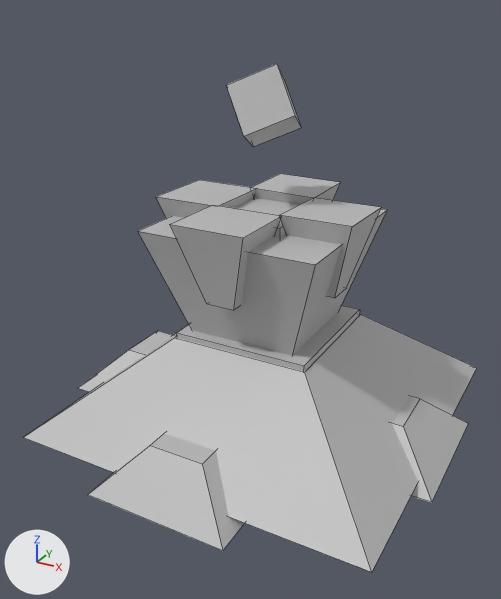
A saved change to the FBX model Assets/Models/mediumtargetbuilding.fbx.
Camera for both pictures: a 50 mm lens placed at (0.0698, -0.1343, 0.0963), pointed at (-0.0009, -0.0058, 0.032). The lights are fixed; the arrows at lower left show +X, +Y and +Z. Mesh edges are drawn as thin lines. Where no turn or scale is listed for an object, it has been applied to the vertices.

In view in the first picture: 'base', 'glow1', 'glow2', 'outercube'.
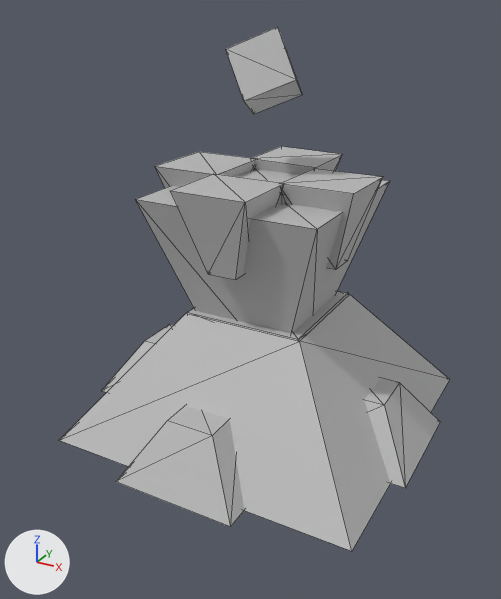
Where the newer file only moved an object's origin or applied its transform, the numbers keep the older frame.

What the commit changed:
me_mesh_002 is used by ob_glow1; location (-0.0003, 0.0, 0.0503).
me_mesh_002 had 8 vertices, 6 faces and spanned x -0.0086..0.0086, y -0.0097..0.0097, z -0.0014..0.0014.
me_mesh_002 now has 8 vertices, 12 faces and spans x -0.0086..0.0086, y -0.0091..0.0102, z 0.0056..0.0083.
me_mesh_002 part 3: the whole mesh is rebuilt.
me_mesh_004 is used by ob_base; location (-0.0003, 0.0011, 0.0272).
me_mesh_004 had 80 vertices, 60 faces and spanned x -0.0475..0.0475, y -0.0493..0.0493, z -0.0271..0.0271.
me_mesh_004 now has 80 vertices, 120 faces and spans x -0.0415..0.041, y -0.0418..0.0437, z -0.0071..0.0542.
me_mesh_004 part 1: 8 loose pieces with 64 vertices, spanning x -0.0475..0.0475, y -0.0493..0.0493, z -0.0271..0.0271, are deleted.
me_mesh_004 part 2: 16 vertices removed from x -0.0407..0.0438, y -0.0429..0.0416, z -0.0249..0.0226; 80 vertices added at x -0.0415..0.041, y -0.0418..0.0437, z -0.0071..0.0542.
me_mesh_001 is used by ob_outercube; location (-0.0005, -0.0003, 0.0745).
me_mesh_001 had 8 vertices, 6 faces and spanned x -0.0089..0.0089, y -0.0085..0.0085, z -0.009..0.009.
me_mesh_001 now has 8 vertices, 12 faces and spans x -0.0089..0.0089, y -0.0085..0.0085, z -0.002..0.0159.
me_mesh_001 part 4: the whole mesh is rebuilt.
Object 'base' (ob_base) moves from (-0.0003, 0.0011, 0.0272) to (0.0, 0.0, 0.007).

Where the change shows, as pixel boxes [x1, y1, x2, y2] in the pictures (501 x 599 px):
'base', reshaped, moved (14% narrower): before [23, 173, 476, 572]; after [59, 146, 450, 551]
'outercube', reshaped: before [226, 64, 301, 147]; after [226, 27, 302, 114]
'glow1', reshaped (10% shorter): before [233, 198, 300, 237]; after [236, 169, 299, 204]
part 1 of me_mesh_004, deleted: before [78, 173, 468, 551]
part 2 of me_mesh_004, built on: before [23, 209, 476, 572]; after [59, 146, 450, 551]
